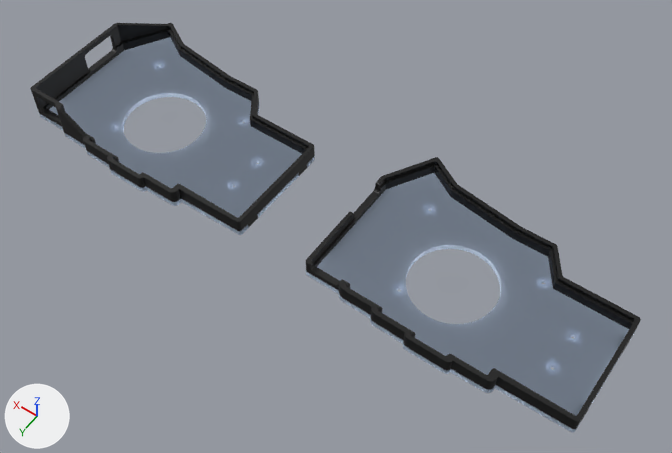
One commit to the Blender file assets/projects/wip/corne-eclipse-acrylic-lp-left.blend: the scene before it, then after it.
Camera for both pictures: a camera (50 mm lens) standing at (57.0, 235.0, 354.0) and looking at (220.0, 7.0, -5.0). The lights are fixed; the arrows at lower left show +X, +Y and +Z. The first picture is the older version.

In view in the first picture: 'Case Base (Acryllic 3mm)', 'Case Base (Acryllic 3mm).001', 'Case Shell (Low Profile)', 'Case Shell (Low Profile).001' and 1 more.
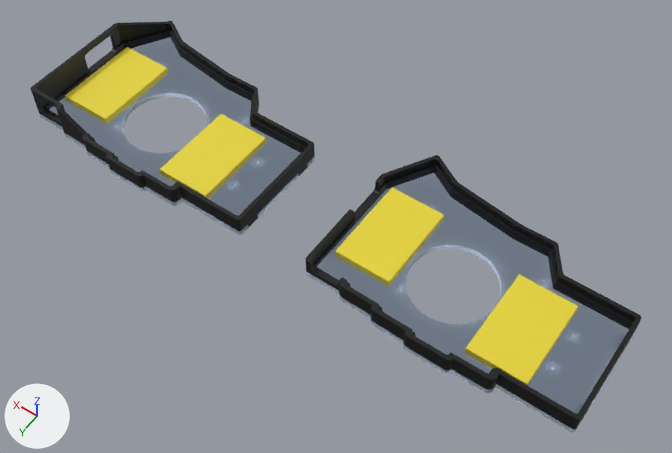
What the commit changed:
me_corne_eclipse_case_left_006 is used by ob_case_shell__low_profile__001; location (330.0, -37.8, -2.0); scale (1.0, 1.0, -1.0).
me_corne_eclipse_case_left_006 had 804 vertices, 450 faces and spanned x -77.0..61.8, y -13.4..84.0, z -19.3..-2.0.
me_corne_eclipse_case_left_006 now has 798 vertices, 494 faces and spans x -77.0..61.8, y -13.4..84.0, z -19.3..-2.0.
Part 1, on me_corne_eclipse_case_left_006:
6 vertices are removed from x 37.7..39.2, y 79.2..79.3, z -19.3..-19.0.
14 faces are deleted.
170 vertices in x -77.0..47.8, y -13.4..84.0, z -9.2 move by (0.0, 0.0, -1.6).
4 vertices move from x -39.8..-37.1, y 75.1..77.6, z -9.2..-2.0 to x -39.9..-37.0, y 75.1..77.0, z -10.8..-2.0.
1 vertex is added at (39.0, 79.2, -19.3).
60 new faces join them.
Other edits to the shape of me_corne_eclipse_case_left_006 do not show in these pictures.
Object 'Battery Primary' (ob_battery_primary) is now shown.
Object 'Battery Secondary' (ob_battery_secondary) is now shown.
Object 'Battery Primary.001' (ob_battery_primary_001) is now shown.
Object 'Battery Secondary.001' (ob_battery_secondary_001) is now shown.

Location of each change, [x1, y1, x2, y2] in pixels of the pictures (672 x 453 px; the box of a moved part takes in the faces that stretch with it):
'Case Shell (Low Profile).001', reshaped
    before: [30, 23, 315, 231]
    after: [30, 21, 315, 231]
'Battery Secondary', shown (yellow)
    after: [465, 274, 578, 386]
'Battery Primary', shown (yellow)
    after: [335, 187, 444, 287]
'Battery Secondary.001', shown (yellow)
    after: [160, 114, 266, 199]
'Battery Primary.001', shown (yellow)
    after: [65, 47, 168, 124]
part 1 of me_corne_eclipse_case_left_006, moved or reshaped
    before: [32, 23, 315, 231]
    after: [32, 21, 315, 231]
